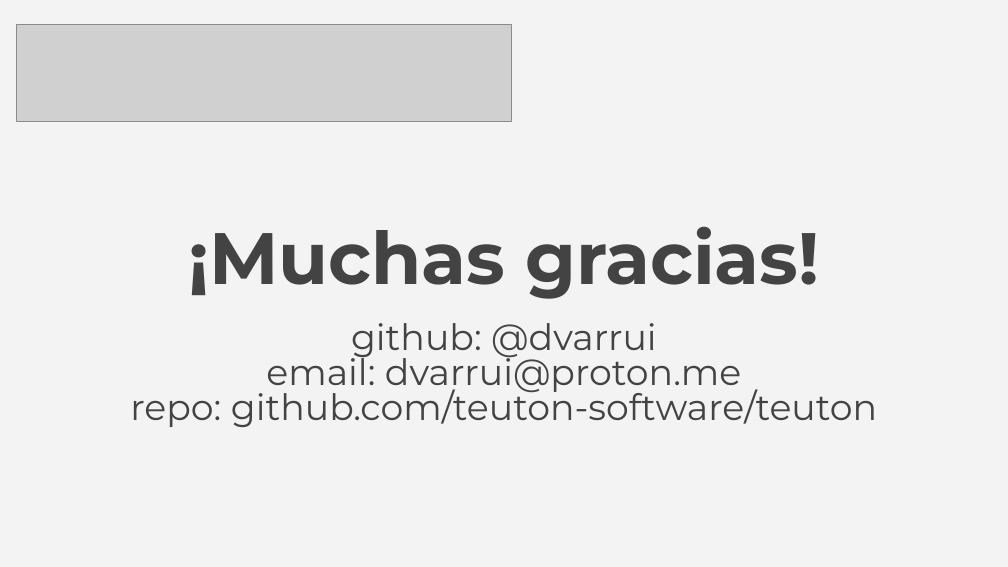
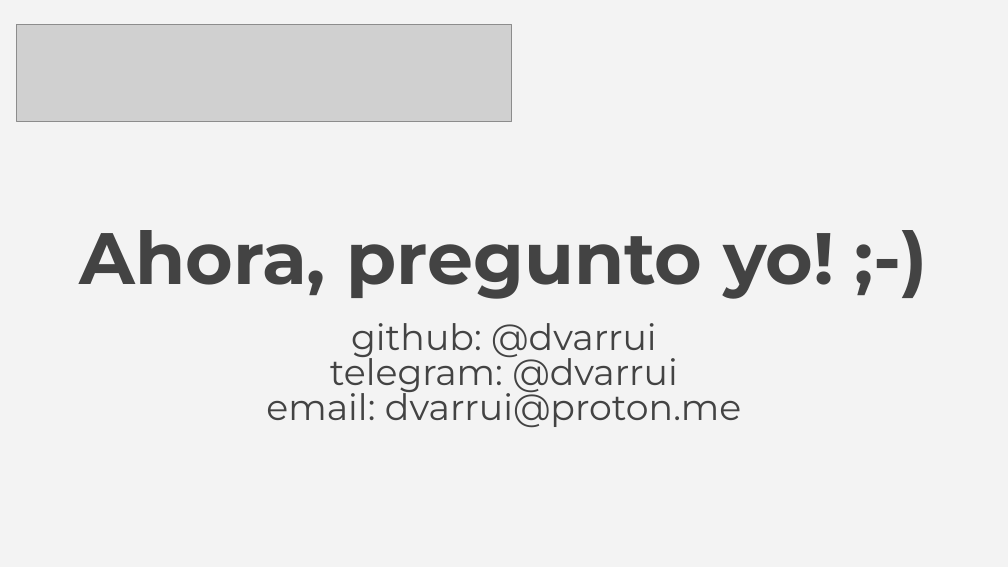
Before and after one commit to dvarrui/charlas, a slide deck: slide 33 of teuton/tdd/20260109-TDD_de_Infraestructura.odp (slide 18 before the commit). Drawn at 1008x567 pixels with LibreOffice and Linux fonts; fonts in the diff are those of the drawing; grey boxes stand for pictures. Boxes give left, top, right and bottom in pixels: in the first picture for what was removed or moved away, otherwise in the second. Text is boxed around its words. In the diff, an @@ line names an element or a change of style, - is before the commit and + after.

```diff
--- a/teuton/tdd/20260109-TDD_de_Infraestructura.odp
+++ b/teuton/tdd/20260109-TDD_de_Infraestructura.odp
@@ title at [80,230,834,299]: text changed @@
-¡Muchas gracias!
+Ahora, pregunto yo! ;-)
@@ subtitle at [330,350,678,394]: paragraph added @@
+telegram: @dvarrui
@@ subtitle at [130,385,877,427]: paragraph removed @@
-repo: github.com/teuton-software/teuton
```
Also in this commit, not shown: 10 other slides changed, 18 slides added, 2 slides removed, 1 other file.
